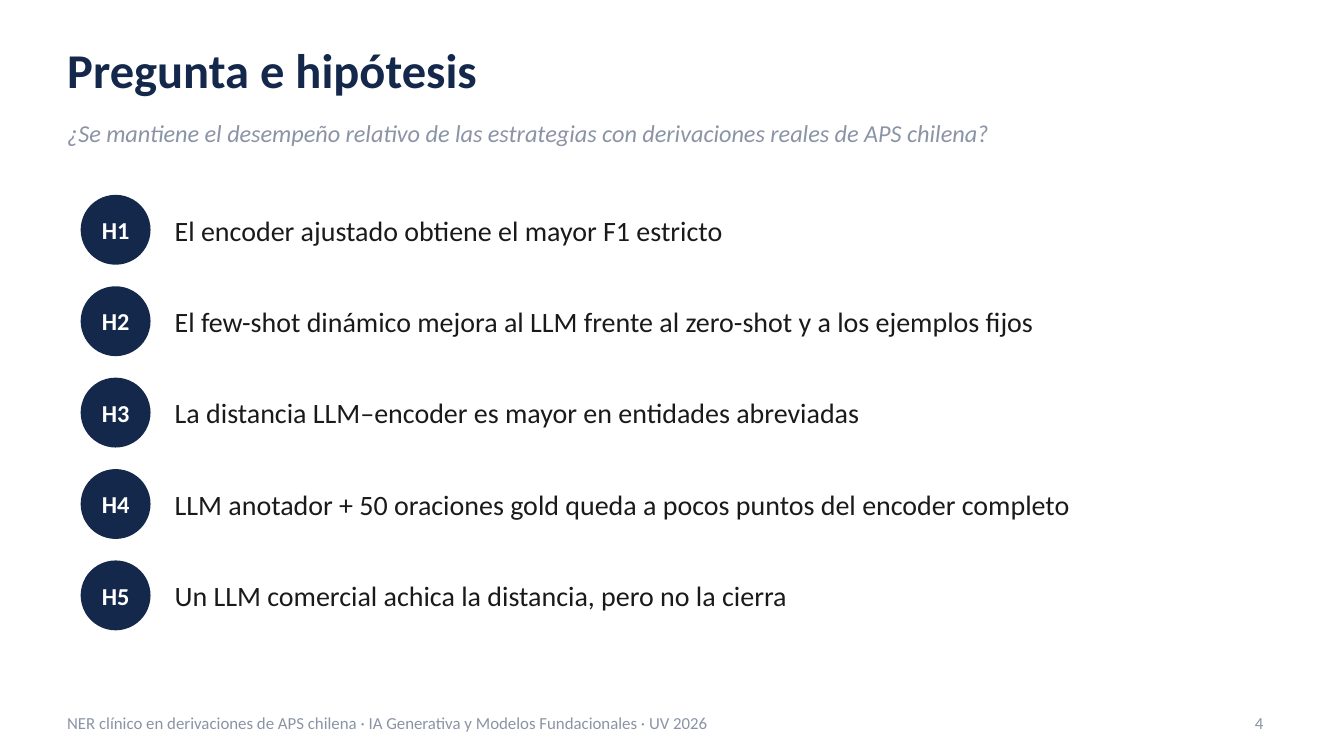
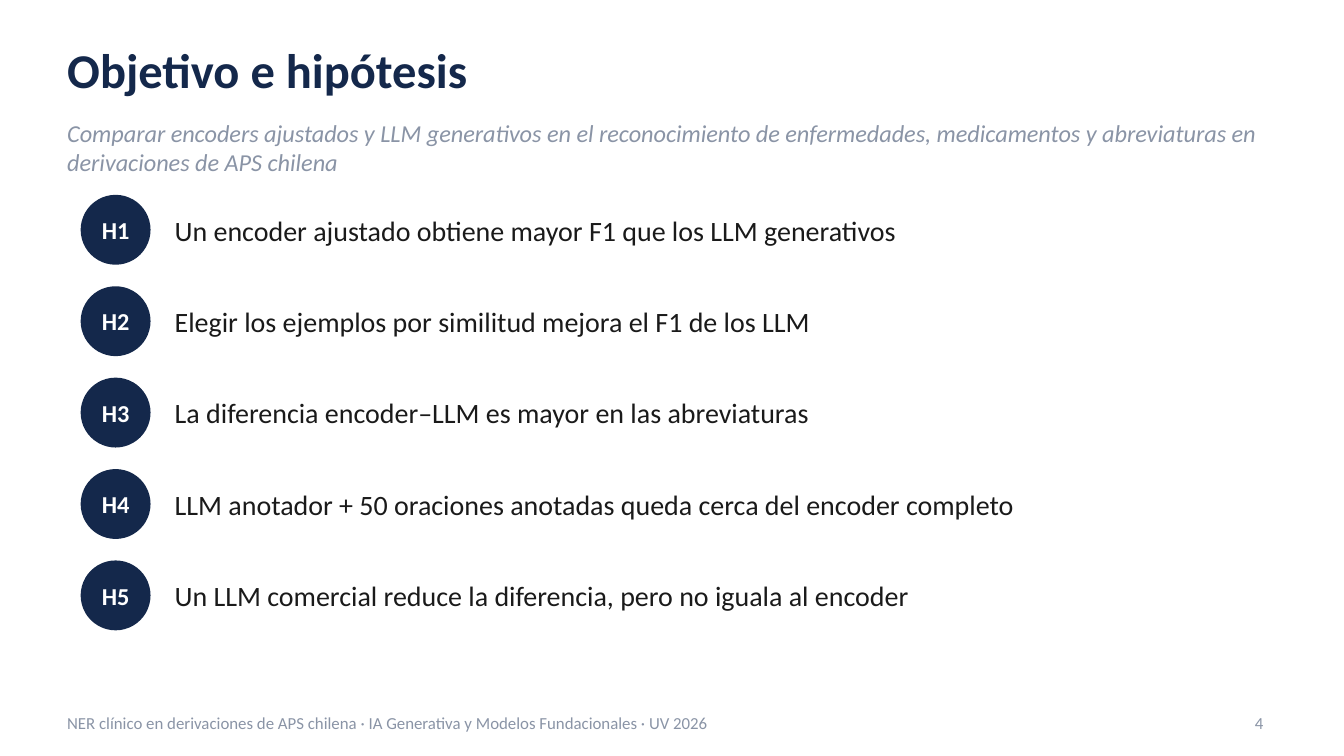
Before and after one commit to SebasDCIS/proyecto-ner-aps-genai, a slide deck: slide 4 of docs/presentacion/Presentacion_NER_APS_final.pptx. Drawn at 1344x756 pixels with LibreOffice and Linux fonts; fonts in the diff are those of the drawing. Boxes give left, top, right and bottom in pixels: in the first picture for what was removed or moved away, otherwise in the second. Text is boxed around its words. In the diff, an @@ line names an element or a change of style, - is before the commit and + after.

```diff
--- a/docs/presentacion/Presentacion_NER_APS_final.pptx
+++ b/docs/presentacion/Presentacion_NER_APS_final.pptx
@@ title at <box>67,54,467,97</box>: text changed @@
-Pregunta e hipótesis
+Objetivo e hipótesis
@@ text at <box>67,125,1256,171</box>: text changed @@
-¿Se mantiene el desempeño relativo de las estrategias con derivaciones reales de APS chilena?
+Comparar encoders ajustados y LLM generativos en el reconocimiento de enfermedades, medicamentos y abreviaturas en derivaciones de APS chilena
@@ text at <box>175,221,895,246</box>: text changed @@
-El encoder ajustado obtiene el mayor F1 estricto
+Un encoder ajustado obtiene mayor F1 que los LLM generativos
@@ text at <box>175,312,809,337</box>: text changed @@
-El few-shot dinámico mejora al LLM frente al zero-shot y a los ejemplos fijos
+Elegir los ejemplos por similitud mejora el F1 de los LLM
@@ text at <box>175,403,809,428</box>: text changed @@
-La distancia LLM–encoder es mayor en entidades abreviadas
+La diferencia encoder–LLM es mayor en las abreviaturas
@@ text at <box>175,495,1013,520</box>: text changed @@
-LLM anotador + 50 oraciones gold queda a pocos puntos del encoder completo
+LLM anotador + 50 oraciones anotadas queda cerca del encoder completo
@@ text at <box>175,586,908,611</box>: text changed @@
-Un LLM comercial achica la distancia, pero no la cierra
+Un LLM comercial reduce la diferencia, pero no iguala al encoder
```
Also in this commit, not shown: 5 other files.
